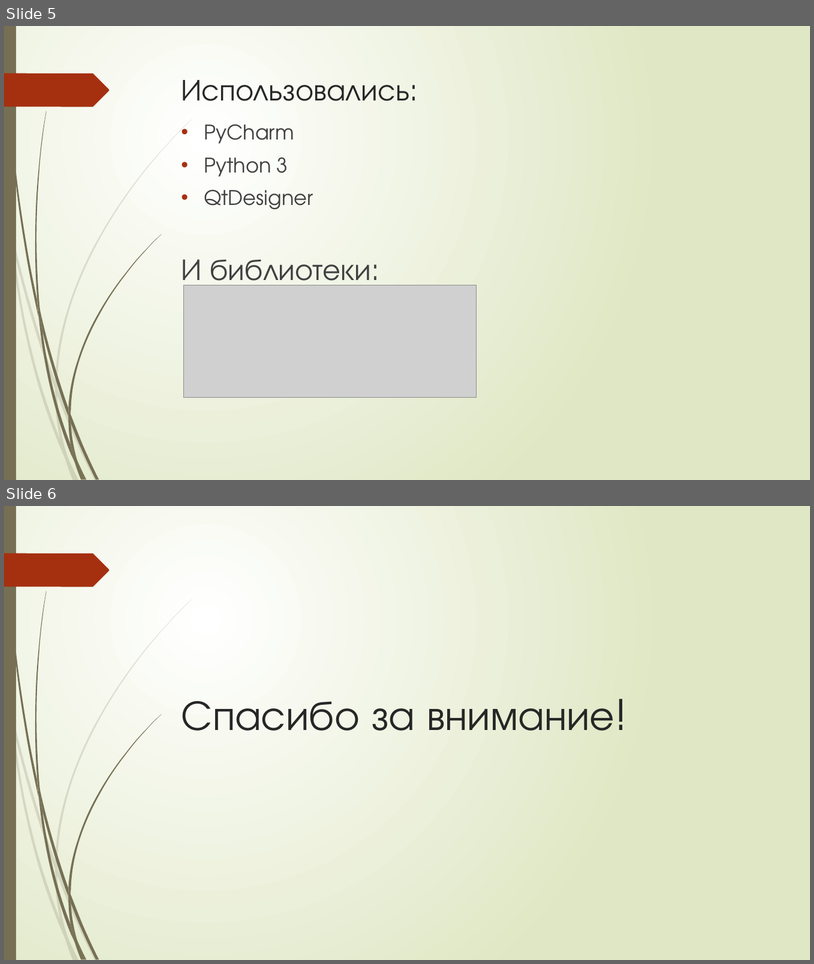
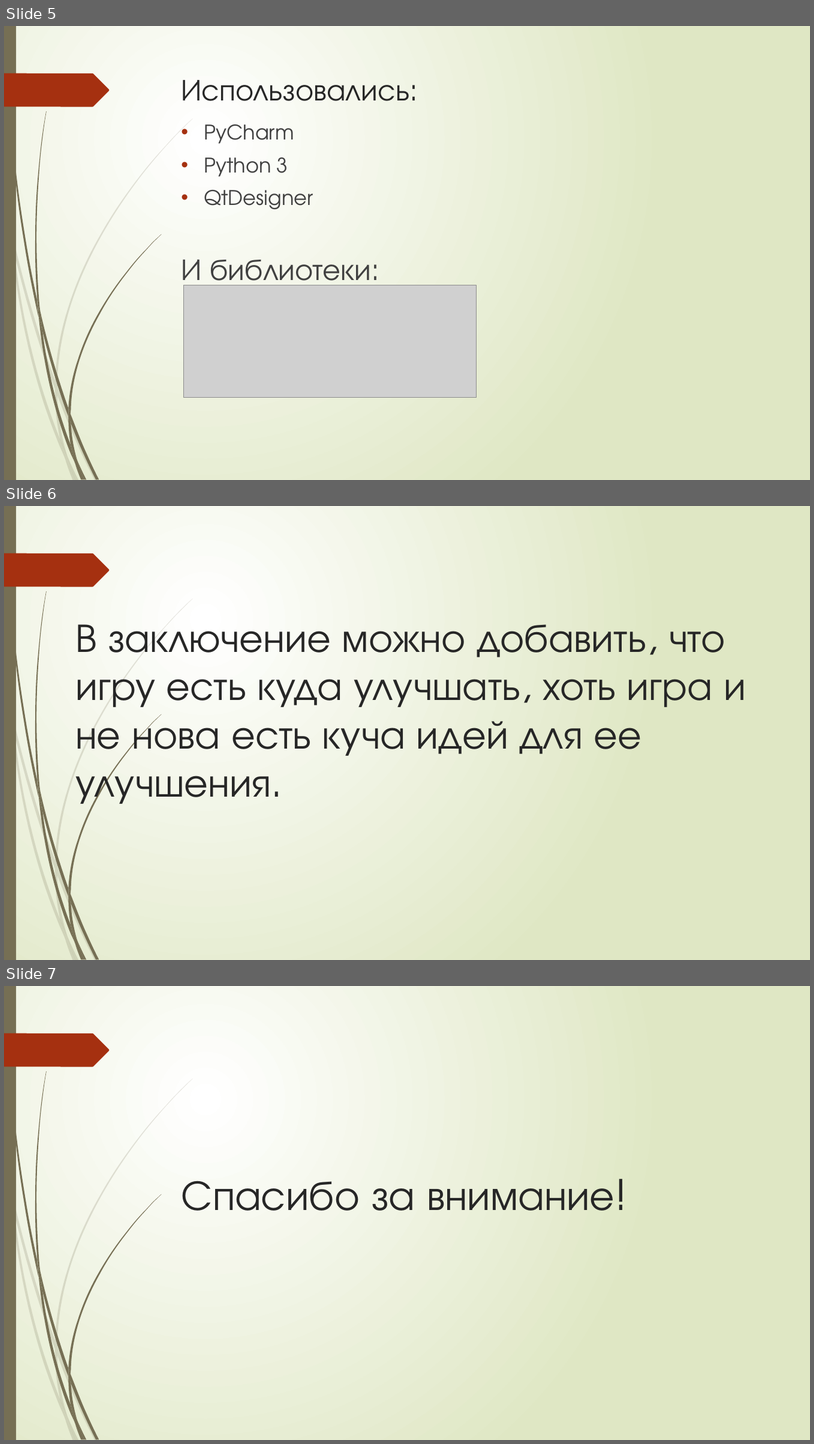
Before and after one commit to Shadowlucky/Chess, a slide deck: Chess/О проекте.pptx. Shown one above the other, each under a label of ours: slides 5 and 6 before the commit, slides 5, 6 and 7 after it. The pictures are 814x964 and 814x1444 pixels, drawn with LibreOffice and Linux fonts; fonts in the diff are those of the drawing; grey boxes stand for pictures. Boxes give left, top, right and bottom in pixels: in the first picture for what was removed or moved away, otherwise in the second. Text is boxed around its words. In the diff, an @@ line names an element or a change of style, - is before the commit and + after.

```diff
--- a/Chess/О проекте.pptx
+++ b/Chess/О проекте.pptx
@@ slide 6 added at (x1=4, y1=506, x2=810, y2=960), background gradient #FFFFFF to #DFE8C4; not listed: 24 template elements that a slide beside it also shows @@
@@ title added at (x1=75, y1=624, x2=746, y2=806), 48 pt, text #262626 @@
+В заключение можно добавить, что игру есть куда улучшать, хоть игра и не нова есть куча идей для ее улучшения.
@@ what was slide 6 is now slide 7 @@
```
Also in this commit, not shown: 1 slide changed.
